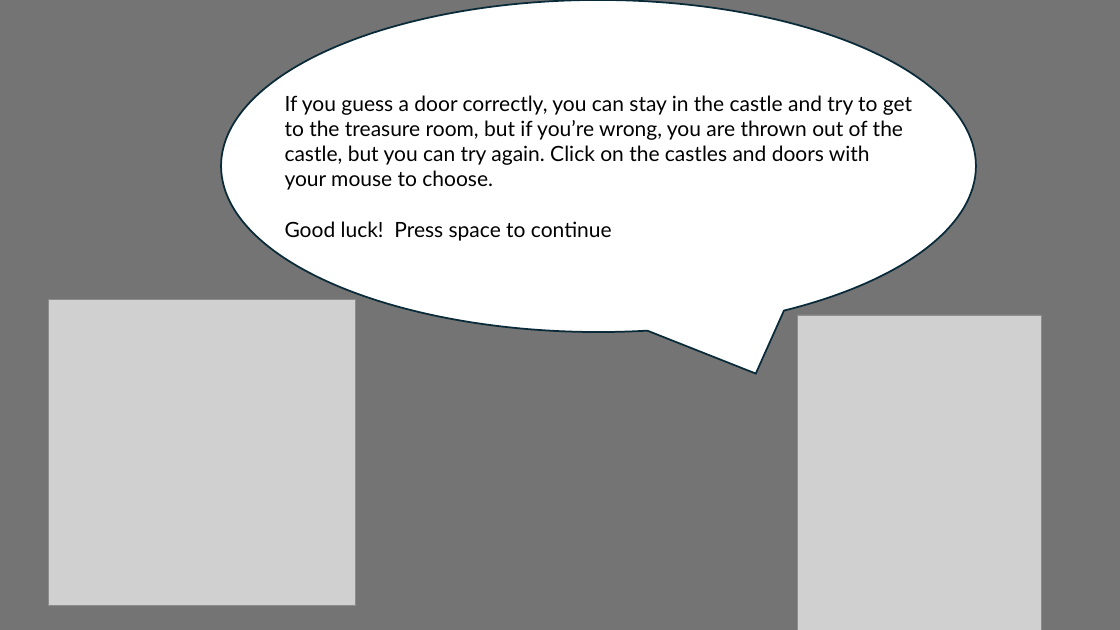
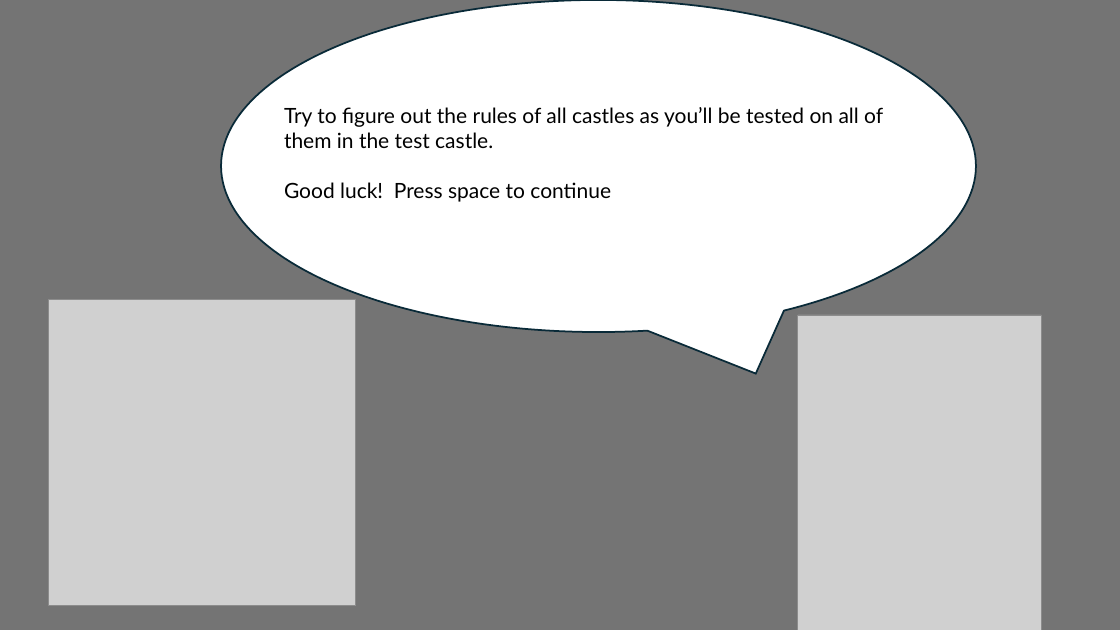
Before and after one commit to Ward-Claeys/PhD, a slide deck: slide 10 of experiment/Instructions.pptx (slide 12 before the commit). Drawn at 1120x630 pixels with LibreOffice and Linux fonts; fonts in the diff are those of the drawing; grey boxes stand for pictures. Boxes give left, top, right and bottom in pixels: in the first picture for what was removed or moved away, otherwise in the second. Text is boxed around its words. In the diff, an @@ line names an element or a change of style, - is before the commit and + after.

```diff
--- a/experiment/Instructions.pptx
+++ b/experiment/Instructions.pptx
@@ text "Try to figure out the ...": place and size @@
-text "Try to figure out the ..." at (285, 95, 912, 241)
+text "Try to figure out the ..." at (284, 107, 883, 202)
@@ text at (284, 107, 883, 148): text changed @@
-If you guess a door correctly, you can stay in the castle and try to get to the treasure room, but if you’re wrong, you are thrown out of the castle, but you can try again. Click on the castles and doors with your mouse to choose.
+Try to figure out the rules of all castles as you’ll be tested on all of them in the test castle.
```
Also in this commit, not shown: 9 other slides changed, 2 slides removed, 16 other files.
